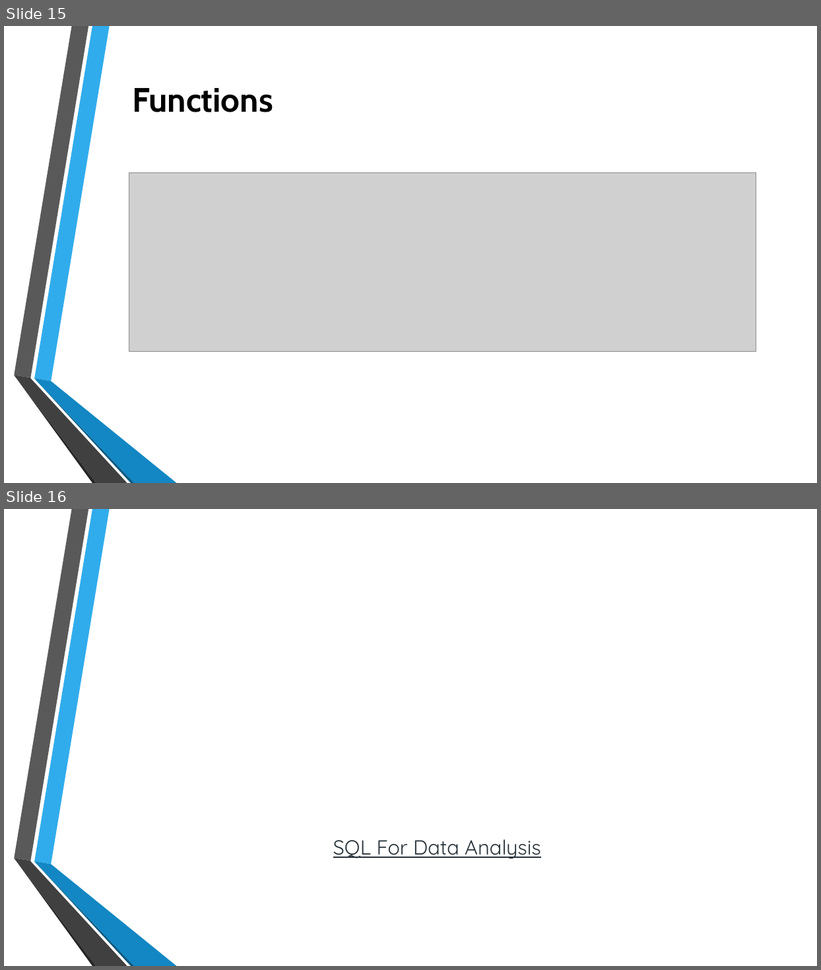
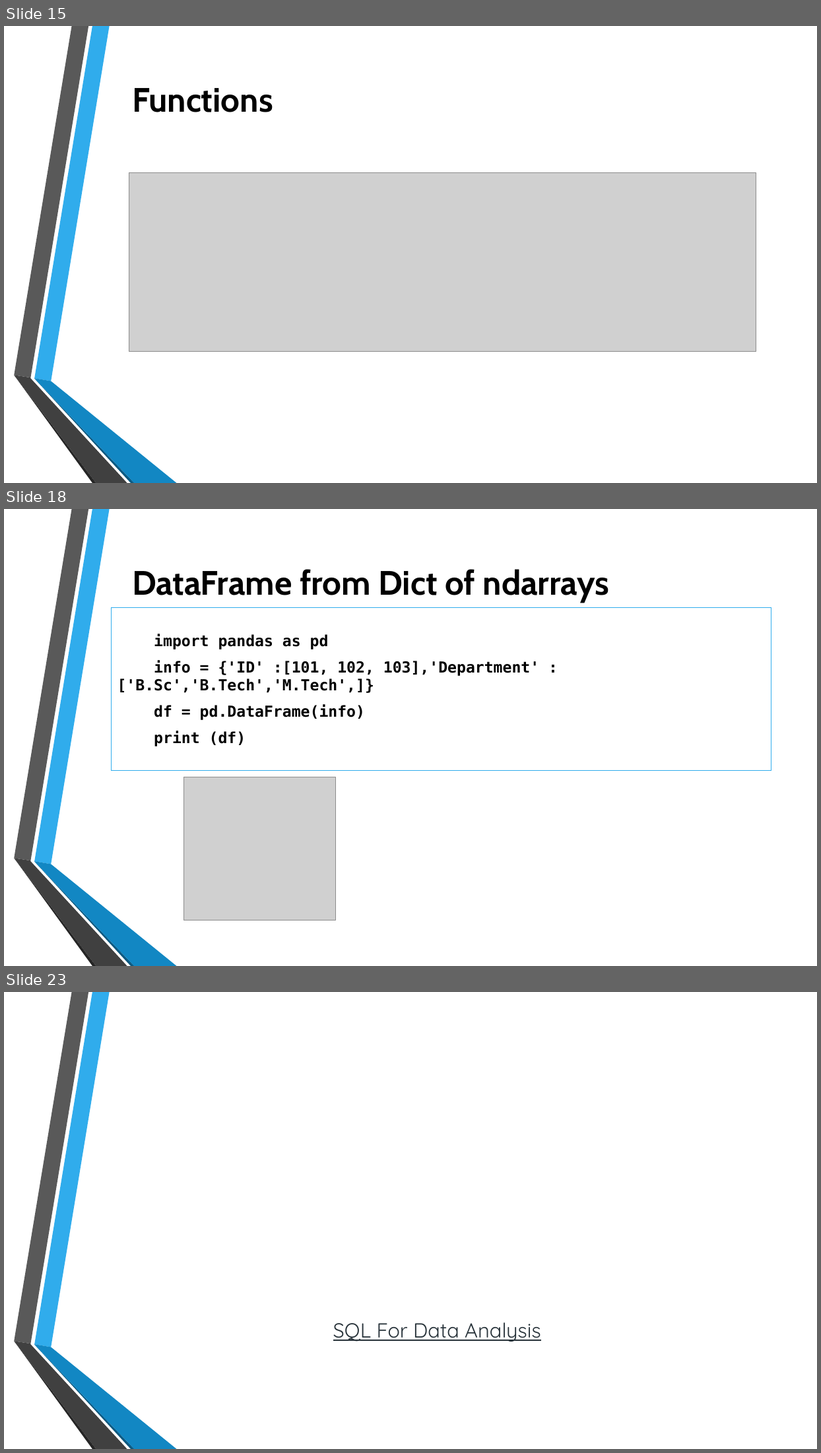
Before and after one commit to thetnaingtunerp/dax, a slide deck: PythonDAX/Data Analysis with Python.pptx. Shown one above the other, each under a label of ours: slides 15 and 16 before the commit, slides 15, 18 and 23 after it; the slides between them are not shown. The pictures are 821x970 and 821x1453 pixels, drawn with LibreOffice and Linux fonts; fonts in the diff are those of the drawing; grey boxes stand for pictures; background and template pictures are left out. Boxes give left, top, right and bottom in pixels: in the first picture for what was removed or moved away, otherwise in the second. Text is boxed around its words. In the diff, an @@ line names an element or a change of style, - is before the commit and + after.

```diff
--- a/PythonDAX/Data Analysis with Python.pptx
+++ b/PythonDAX/Data Analysis with Python.pptx
@@ slide 18 added at [4,509,817,966], background picture (left out); not listed: 6 template elements that a slide beside it also shows @@
@@ title added at [132,569,609,602], 40 pt, text #000000, bold @@
+DataFrame from Dict of ndarrays
@@ text added at [112,607,772,770], outline #30ACEC 0.75 pt, 18 pt, text #000000, bold @@
+import pandas as pd
+info = {'ID' :[101, 102, 103],'Department' :['B.Sc','B.Tech','M.Tech',]}
+df = pd.DataFrame(info)
+print (df)
@@ picture added at [184,778,335,921] @@
@@ what was slide 16 is now slide 23 @@
```
Also in this commit, not shown: 6 other slides added.
